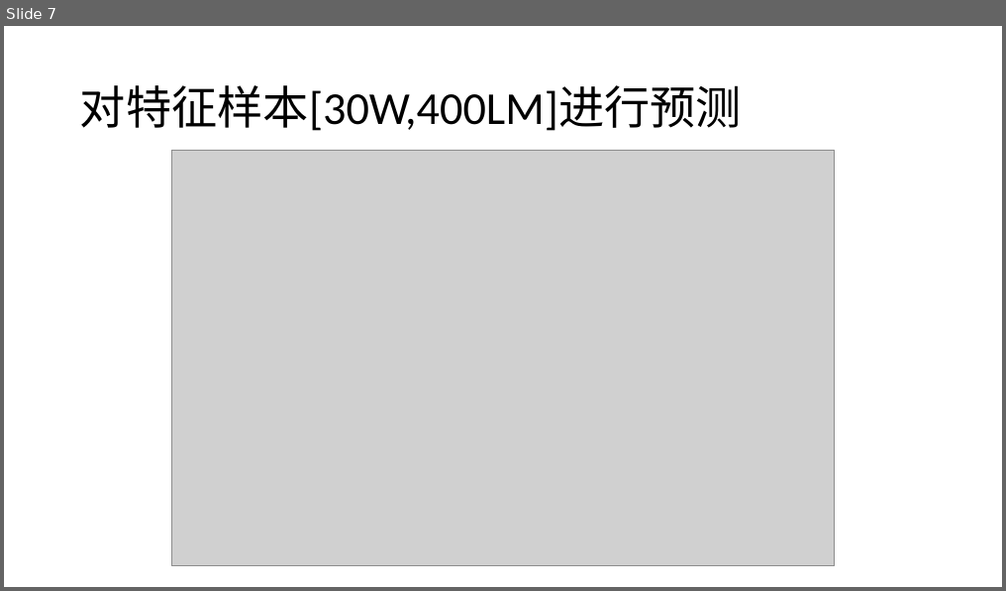
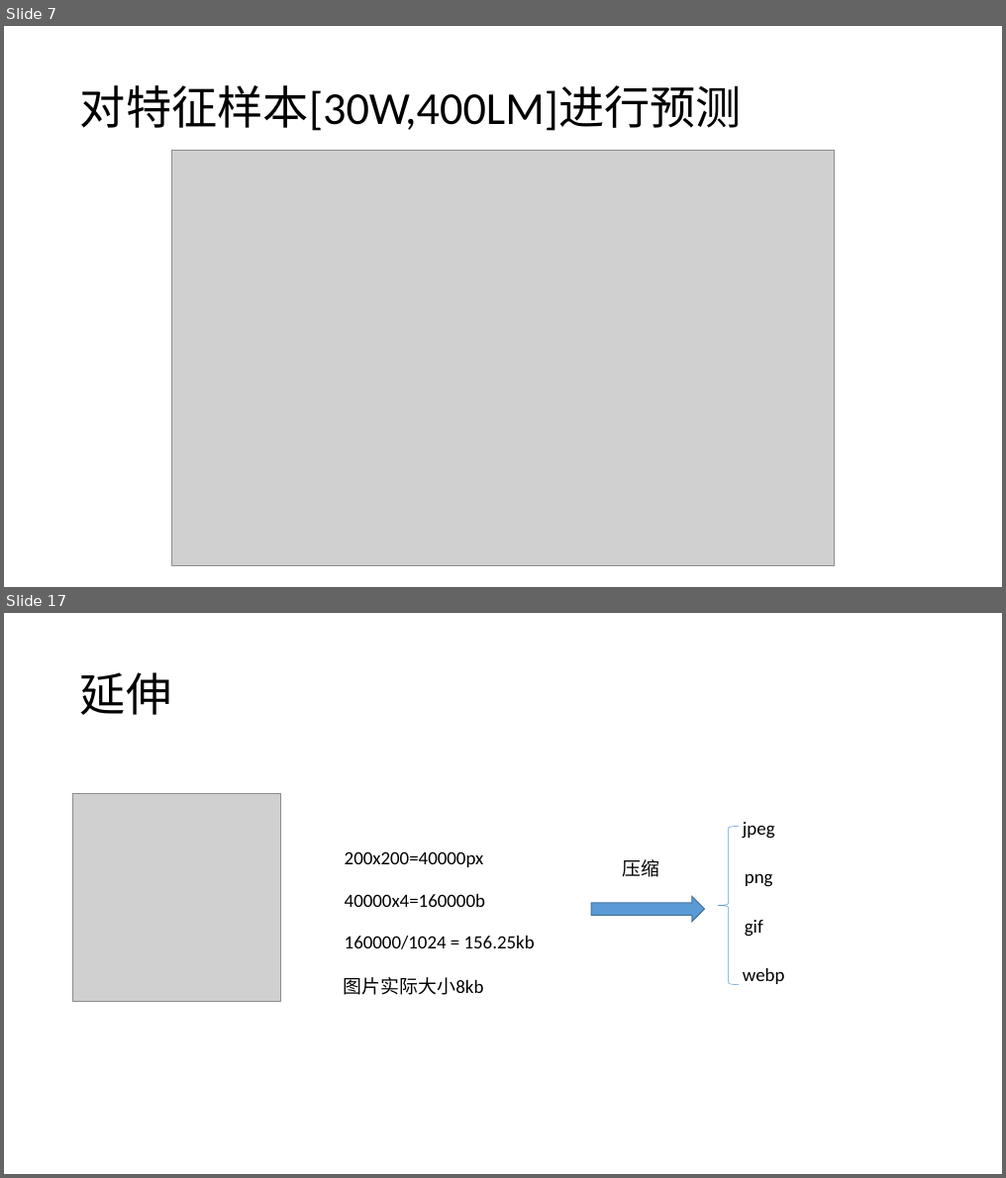
Before and after one commit to plter/HandwriteRecognizerCourse, a slide deck: 机器学习之手写识别.pptx. Shown one above the other, each under a label of ours: slide 7 before the commit, slides 7 and 17 after it; the slides between them are not shown. The pictures are 1006x591 and 1006x1178 pixels, drawn with LibreOffice and Linux fonts; fonts in the diff are those of the drawing; grey boxes stand for pictures. Boxes give left, top, right and bottom in pixels: in the first picture for what was removed or moved away, otherwise in the second. Text is boxed around its words. In the diff, an @@ line names an element or a change of style, - is before the commit and + after.

Commit message:
图片处理知识讲解

```diff
--- a/机器学习之手写识别.pptx
+++ b/机器学习之手写识别.pptx
@@ slide 17 added at <box>4,613,1002,1174</box>, background #FFFFFF @@
@@ title added at <box>80,672,171,715</box>, 44 pt, text #000000 @@
+延伸
@@ picture added at <box>73,793,281,1001</box> @@
@@ left brace added at <box>718,827,740,985</box>, outline #5B9BD5 0.5 pt @@
@@ text added at <box>743,822,775,839</box>, 18 pt, text #000000 @@
+jpeg
@@ text added at <box>345,852,484,867</box>, 18 pt, text #000000 @@
+200x200=40000px
@@ text added at <box>623,860,660,877</box>, 18 pt, text #000000 @@
+压缩
@@ text added at <box>745,874,773,887</box>, 18 pt, text #000000 @@
+png
@@ text added at <box>345,894,485,907</box>, 18 pt, text #000000 @@
+40000x4=160000b
@@ right arrow added at <box>592,897,705,922</box>, fill #5B9BD5, outline #43739E 1 pt @@
@@ text added at <box>345,936,535,950</box>, 18 pt, text #000000 @@
+160000/1024 = 156.25kb
@@ text added at <box>745,920,763,937</box>, 18 pt, text #000000 @@
+gif
@@ text added at <box>743,968,785,984</box>, 18 pt, text #000000 @@
+webp
@@ text added at <box>344,977,483,995</box>, 18 pt, text #000000 @@
+图片实际大小8kb
```
Also in this commit, not shown: 9 other slides added, 9 other files.
